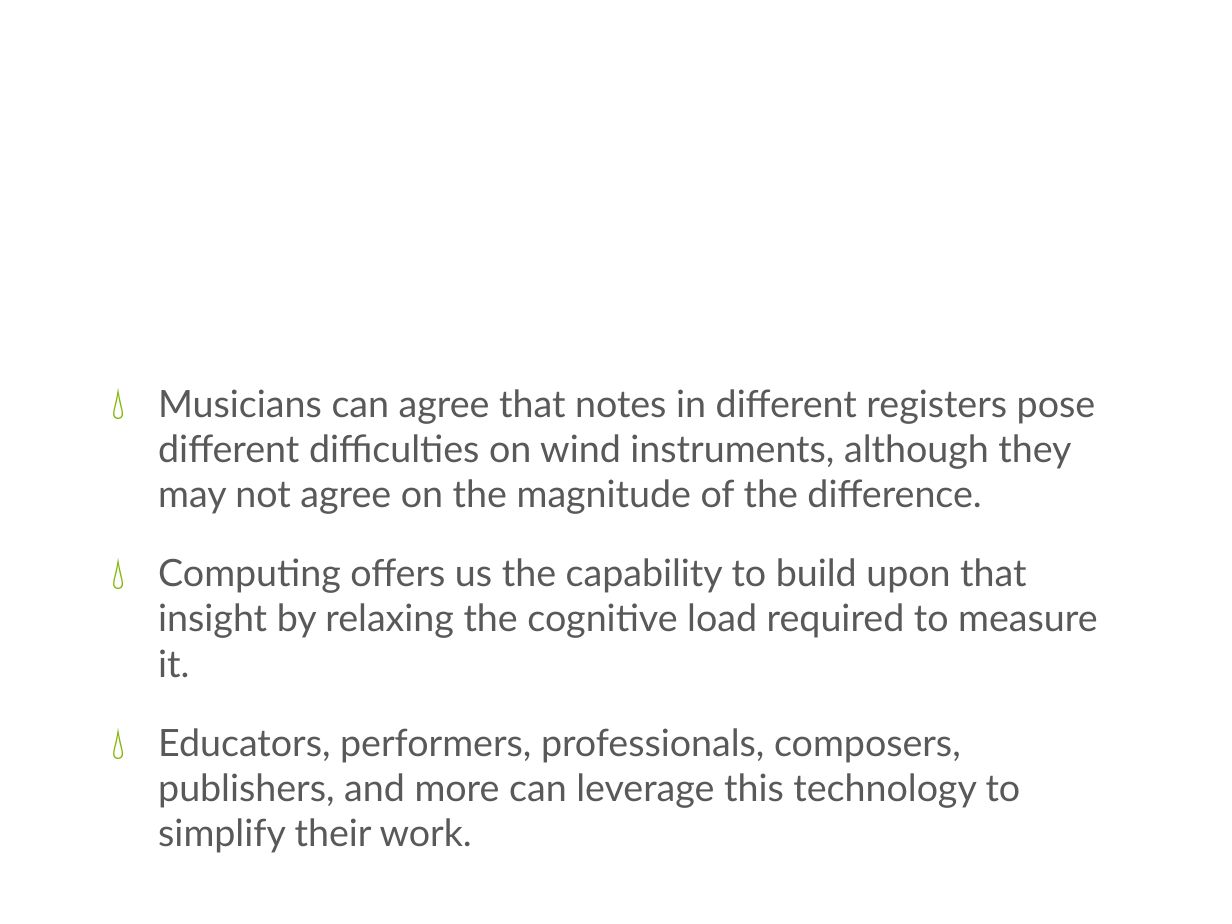
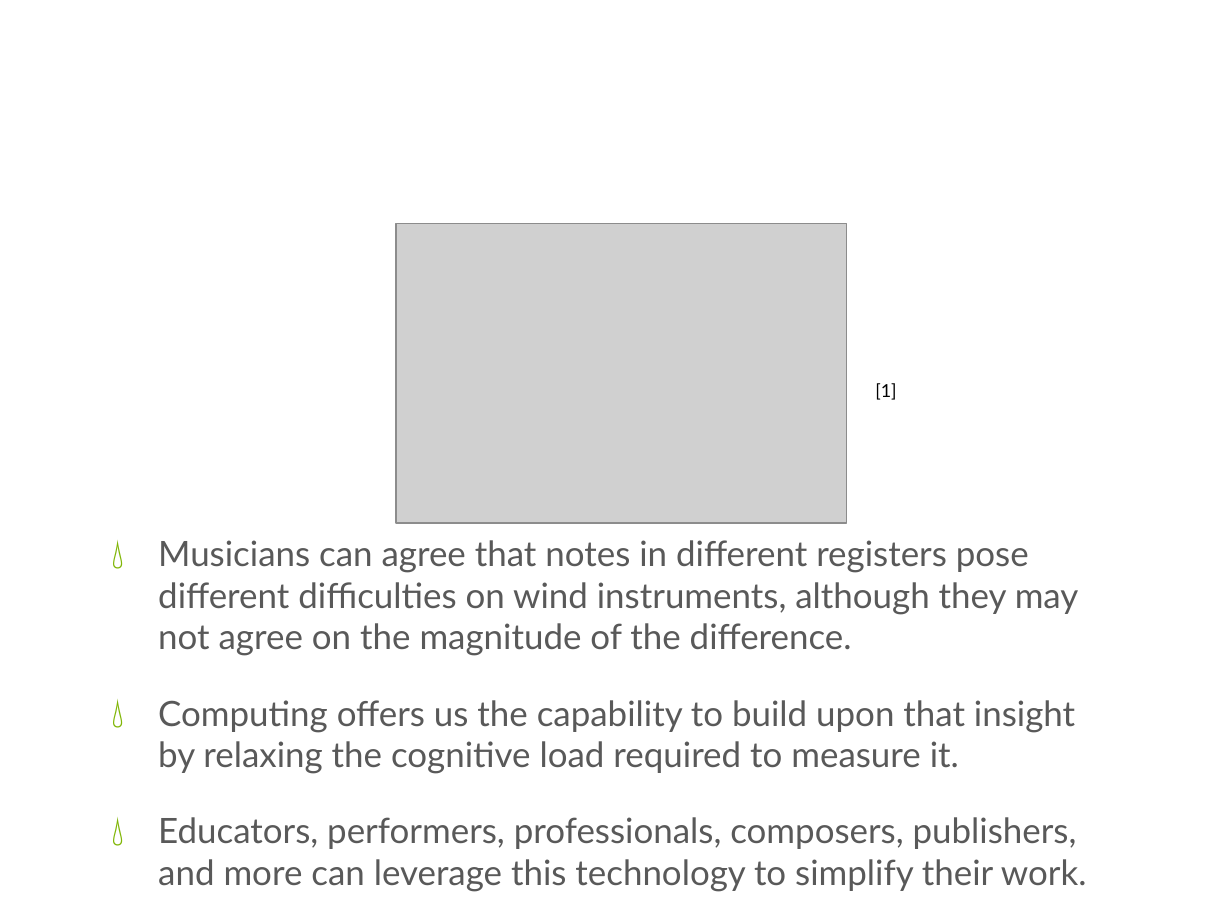
Before and after one commit to xwsxethan/MusicScoring, a slide deck: slide 3 of Documents/Thesis/Knapp Meeting.pptx. Drawn at 1232x924 pixels with LibreOffice and Linux fonts; fonts in the diff are those of the drawing; grey boxes stand for pictures; background and template pictures are left out. Boxes give left, top, right and bottom in pixels: in the first picture for what was removed or moved away, otherwise in the second. Text is boxed around its words. In the diff, an @@ line names an element or a change of style, - is before the commit and + after.

```diff
--- a/Documents/Thesis/Knapp Meeting.pptx
+++ b/Documents/Thesis/Knapp Meeting.pptx
@@ picture added at [397, 223, 848, 522] @@
@@ text "Musicians can agree that notes ..." at [158, 540, 1087, 892]: size 22 to 20.4 pt @@
@@ text added at [875, 383, 896, 400], 10.5 pt, text #000000 @@
+[1]
```
Also in this commit, not shown: 1 slide added, 1 other file.
